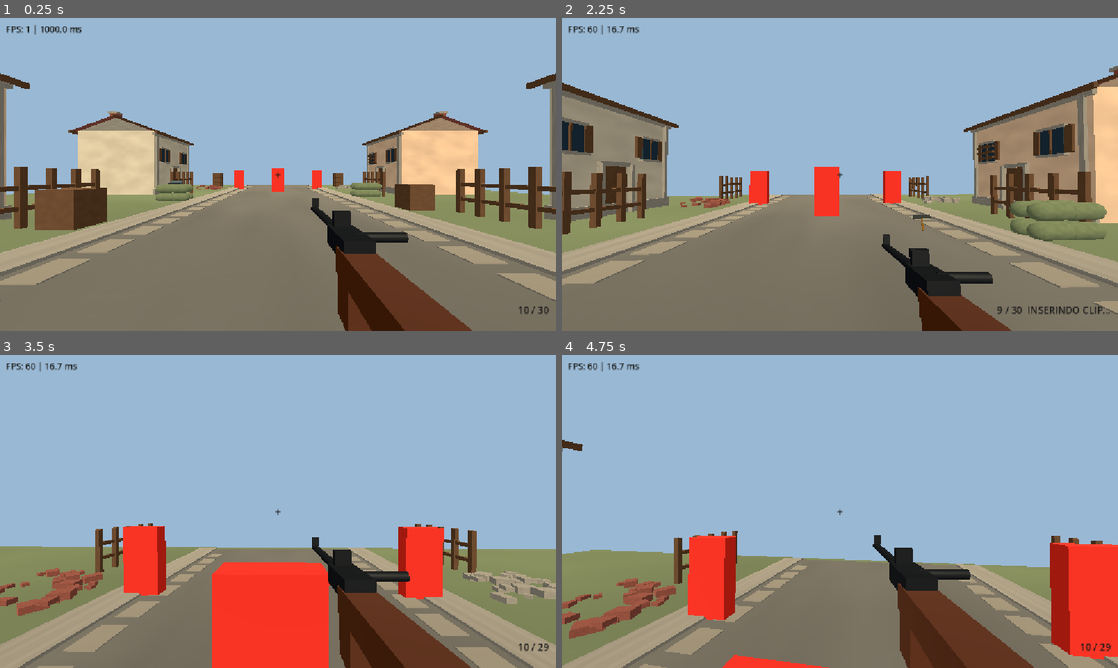
Above: before the commit, frames 1-4 (two rows, left to right).
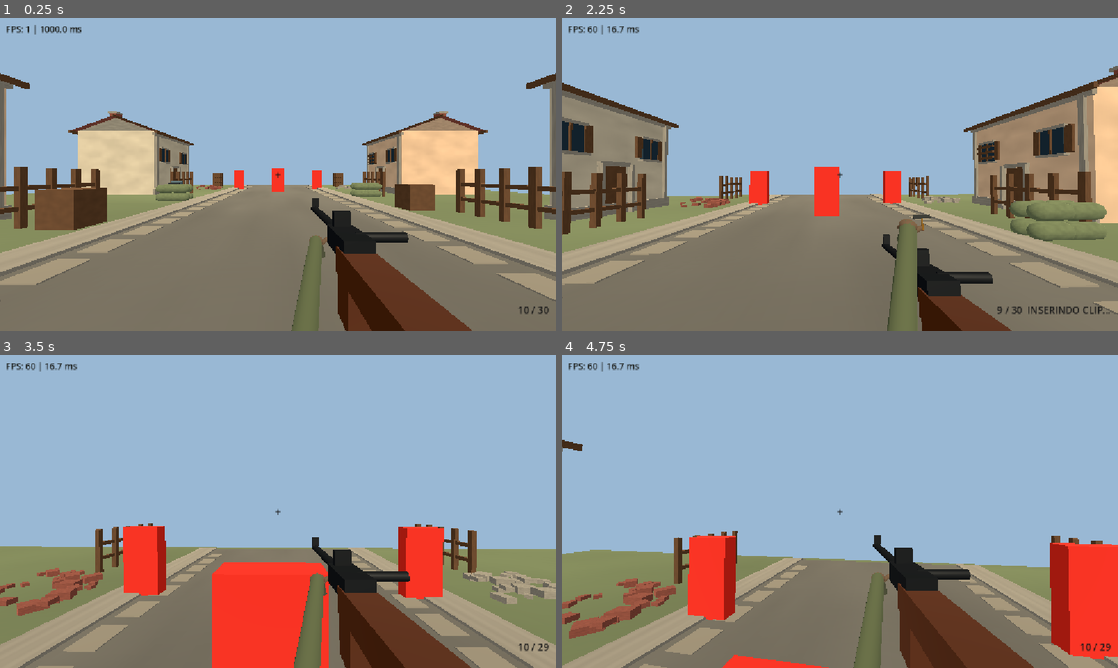
Above: after the commit, the same moments.

Repository: Evertonzinn/ww2-fps
Game: Godot game, scene res://main.tscn
Same seed, same stepped clock (60 frames per second), same inputs: the game is played once before the commit and once after it.
Inputs (mouse positions are in pixels of both pictures, inside the frame that each line leads up to):
- Up to frame 1 (0.25 s): no input
- Up to frame 2 (2.25 s): tap Enter at 0.5 s; move the mouse to (867, 174) at 0.52 s; hold W from 0.53 s (still down); tap R at 0.6, 2.1 s; click (867, 174) at 0.67 s; tap Space at 0.77, 1.52 s; move the mouse to (812, 174) at 1.27 s; tap Shift at 1.35 s; move the mouse to (851, 168) at 2.02 s
- Up to frame 3 (3.5 s): keep holding W; move the mouse to (272, 517) at 2.77 s; tap Shift at 2.85 s; click (272, 517) at 2.92 s; tap Space at 3.02 s
- Up to frame 4 (4.75 s): keep holding W; move the mouse to (878, 514) at 3.52 s; tap R at 3.6 s; tap Space at 3.77, 4.25, 4.52 s; move the mouse to (795, 508) at 4.27 s; tap Shift at 4.35 s

The runs differ from the first frame. In frame 1, 0.8% of the frame differs, in the area x 52-59%, y 69-100%; in frame 2, 0.9%; in frame 3, 1.1%; in frame 4, 1.1%.

Commit message:
feat: add lightweight first-person hands synchronized with Lee-Enfield charger reload

Diff:
--- a/weapon.gd
+++ b/weapon.gd
@@ -18,6 +18,7 @@
 
 const MODEL_DIRECTORY: String = "res://assets/weapons/lee_enfield/"
 const ReloadEffects = preload("res://weapon_reload_fx.gd")
+const ArmsVisual = preload("res://weapon_arms.gd")
 
 @onready var view_camera: Camera3D = get_parent() as Camera3D
 @onready var player_body: CharacterBody3D = view_camera.get_parent().get_parent() as CharacterBody3D
@@ -52,6 +53,7 @@
 var open_clip: StringName = &""
 var close_clip: StringName = &""
 var reload_fx: RifleReloadFx
+var first_person_arms: FirstPersonArms
 
 func _ready() -> void:
 	position = HIP_POSITION
@@ -59,6 +61,10 @@
 	reload_fx = ReloadEffects.new() as RifleReloadFx
 	reload_fx.name = "ReloadFx"
 	add_child(reload_fx)
+	# Arms are attached to Weapon: aim, sway and recoil remain synchronized.
+	first_person_arms = ArmsVisual.new() as FirstPersonArms
+	first_person_arms.name = "FirstPersonArms"
+	add_child(first_person_arms)
 	# Without a GLB, the scene's original procedural meshes remain visible.
 	_equip_real_rifle(2)
 	shot_audio.stream = _placeholder_sound(true)
@@ -142,6 +148,8 @@
 	crosshair.visible = not aiming
 	if reloading and reload_phase == 2:
 		reload_fx.animate_charger(1.0 - segment_timer / CHARGER_DURATION)
+	if first_person_arms != null:
+		first_person_arms.update_pose(reloading, reload_phase, reload_fx.get_charger_position(), delta)
 
 func _fire_hitscan() -> void:
 	magazine -= 1
--- /dev/null
+++ b/weapon_arms.gd
@@ -0,0 +1,147 @@
+class_name FirstPersonArms
+extends Node3D
+
+# Low-poly visual placeholders for a first-person shooter, Godot Compatibility.
+# Attached to Weapon, so existing ADS, sway and recoil drive all parts together.
+# No armature or licensed asset modifications; this can later be replaced by a rigged GLB.
+
+const RIGHT_ELBOW: Vector3 = Vector3(0.32, -0.48, 0.58)
+const RIGHT_GRIP: Vector3 = Vector3(0.115, -0.155, 0.19)
+const LEFT_ELBOW: Vector3 = Vector3(-0.32, -0.46, 0.14)
+const LEFT_SUPPORT: Vector3 = Vector3(-0.082, -0.132, -0.73)
+const LEFT_BOLT: Vector3 = Vector3(-0.092, 0.045, -0.47)
+const LEFT_CHARGER_OFFSET: Vector3 = Vector3(-0.062, 0.069, 0.014)
+const HAND_SPEED: float = 13.0
+
+var right_hand: Node3D
+var left_hand: Node3D
+var right_sleeve: MeshInstance3D
+var left_sleeve: MeshInstance3D
+
+func _ready() -> void:
+	var fabric: StandardMaterial3D = StandardMaterial3D.new()
+	fabric.albedo_color = Color(0.32, 0.35, 0.23)
+	fabric.roughness = 0.96
+	var cuff: StandardMaterial3D = StandardMaterial3D.new()
+	cuff.albedo_color = Color(0.25, 0.26, 0.19)
+	cuff.roughness = 0.95
+	var leather: StandardMaterial3D = StandardMaterial3D.new()
+	leather.albedo_color = Color(0.39, 0.30, 0.22)
+	leather.roughness = 0.89
+
+	right_sleeve = _make_sleeve("RightSleeve", fabric)
+	left_sleeve = _make_sleeve("LeftSleeve", fabric)
+
+	right_hand = _make_gloved_hand("RightHand", leather, cuff)
+	right_hand.position = RIGHT_GRIP
+	right_hand.rotation.z = -0.20
+
+	left_hand = _make_gloved_hand("LeftHand", leather, cuff)
+	left_hand.position = LEFT_SUPPORT
+	left_hand.rotation.z = 0.12
+
+	_align_sleeve(right_sleeve, RIGHT_ELBOW, RIGHT_GRIP)
+	_align_sleeve(left_sleeve, LEFT_ELBOW, LEFT_SUPPORT)
+
+func update_pose(in_reload: bool, phase: int, charger_position: Vector3, delta: float) -> void:
+	if left_hand == null:
+		return
+	var target: Vector3 = LEFT_SUPPORT
+	var roll: float = 0.12
+	if in_reload:
+		match phase:
+			1:
+				# Reach for bolt while action opens.
+				target = LEFT_BOLT
+				roll = -0.20
+			2:
+				# Hand accompanies the charger, including downward pressure.
+				target = charger_position + LEFT_CHARGER_OFFSET
+				roll = -0.32
+			3:
+				# Stay at the action while the bolt is closing.
+				target = LEFT_BOLT
+				roll = -0.18
+	left_hand.position = left_hand.position.lerp(target, minf(1.0, delta * HAND_SPEED))
+	left_hand.rotation.z = lerpf(left_hand.rotation.z, roll, minf(1.0, delta * 11.0))
+	_align_sleeve(left_sleeve, LEFT_ELBOW, left_hand.position)
+
+func _make_sleeve(node_name: String, cloth: Material) -> MeshInstance3D:
+	var sleeve: MeshInstance3D = MeshInstance3D.new()
+	sleeve.name = node_name
+	var mesh: CylinderMesh = CylinderMesh.new()
+	mesh.top_radius = 0.043
+	mesh.bottom_radius = 0.062
+	mesh.height = 1.0
+	mesh.radial_segments = 10
+	sleeve.mesh = mesh
+	sleeve.material_override = cloth
+	add_child(sleeve)
+	return sleeve
+
+func _make_gloved_hand(node_name: String, glove: Material, cuff: Material) -> Node3D:
+	var root: Node3D = Node3D.new()
+	root.name = node_name
+	add_child(root)
+
+	var palm: SphereMesh = SphereMesh.new()
+	palm.radius = 0.043
+	palm.height = 0.086
+	palm.radial_segments = 12
+	palm.rings = 6
+	var palm_visual: MeshInstance3D = MeshInstance3D.new()
+	palm_visual.name = "GlovedPalm"
+	palm_visual.mesh = palm
+	palm_visual.material_override = glove
+	palm_visual.scale = Vector3(1.16, 0.84, 1.15)
+	root.add_child(palm_visual)
+
+	var wrist: CylinderMesh = CylinderMesh.new()
+	wrist.top_radius = 0.041
+	wrist.bottom_radius = 0.048
+	wrist.height = 0.065
+	wrist.radial_segments = 10
+	var cuff_visual: MeshInstance3D = MeshInstance3D.new()
+	cuff_visual.name = "Cuff"
+	cuff_visual.mesh = wrist
+	cuff_visual.material_override = cuff
+	cuff_visual.position = Vector3(0.0, -0.057, 0.015)
+	root.add_child(cuff_visual)
+
+	# Four distinct digits provide a readable grip without heavy skinned meshes.
+	var finger_shape: CapsuleMesh = CapsuleMesh.new()
+	finger_shape.radius = 0.010
+	finger_shape.height = 0.062
+	finger_shape.radial_segments = 8
+	finger_shape.rings = 3
+	for i in range(4):
+		var finger: MeshInstance3D = MeshInstance3D.new()
+		finger.name = "Finger%d" % i
+		finger.mesh = finger_shape
+		finger.material_override = glove
+		finger.position = Vector3(-0.028 + float(i) * 0.019, -0.015, -0.050)
+		finger.rotation.x = PI * 0.42
+		root.add_child(finger)
+
+	var thumb_shape: CapsuleMesh = CapsuleMesh.new()
+	thumb_shape.radius = 0.015
+	thumb_shape.height = 0.070
+	thumb_shape.radial_segments = 8
+	thumb_shape.rings = 3
+	var thumb: MeshInstance3D = MeshInstance3D.new()
+	thumb.name = "Thumb"
+	thumb.mesh = thumb_shape
+	thumb.material_override = glove
+	thumb.position = Vector3(0.051, -0.008, 0.003)
+	thumb.rotation.z = -0.90
+	root.add_child(thumb)
+	return root
+
+func _align_sleeve(sleeve: MeshInstance3D, elbow: Vector3, wrist: Vector3) -> void:
+	var direction: Vector3 = wrist - elbow
+	var length: float = direction.length()
+	if length <= 0.001:
+		return
+	sleeve.position = (elbow + wrist) * 0.5
+	sleeve.quaternion = Quaternion(Vector3.UP, direction / length)
+	sleeve.scale = Vector3(1.0, length, 1.0)
--- a/weapon_reload_fx.gd
+++ b/weapon_reload_fx.gd
@@ -59,6 +59,11 @@
 		active_charger.queue_free()
 	active_charger = null
 
+func get_charger_position() -> Vector3:
+	if active_charger != null and is_instance_valid(active_charger):
+		return active_charger.position
+	return Vector3(0.03, 0.22, -0.46)
+
 func eject_case(weapon_transform: Transform3D, player_body: CharacterBody3D) -> void:
 	var origin: Vector3 = weapon_transform * Vector3(0.13, 0.11, -0.34)
 	var right: Vector3 = weapon_transform.basis.x.normalized()
Not shown, added: docs/v081-first-person-arms.md
